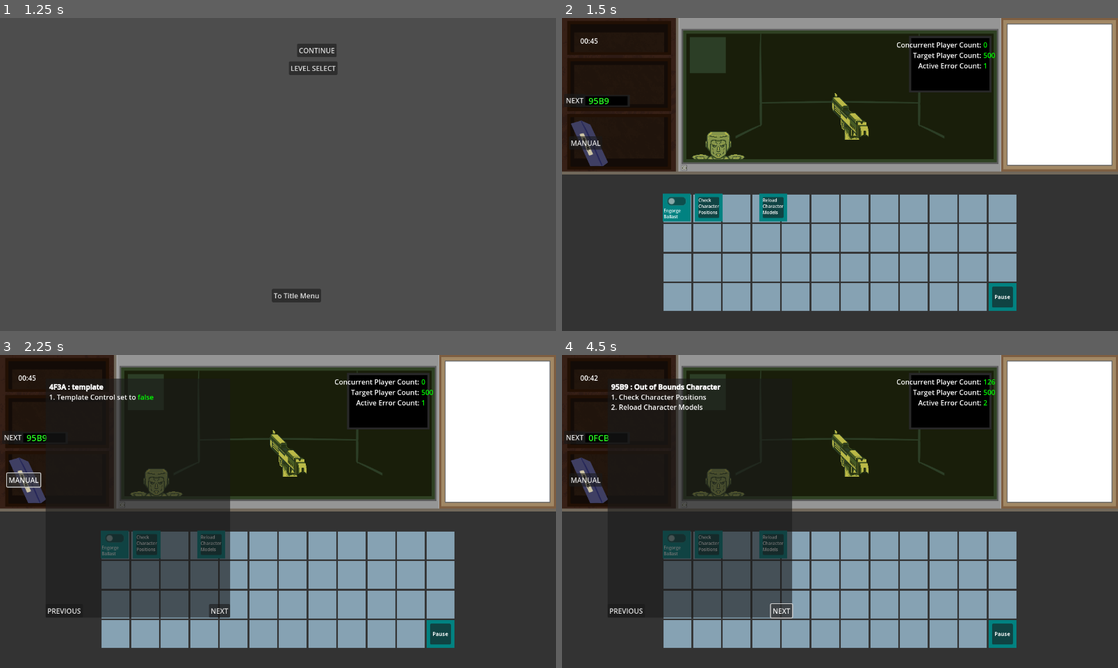
Above: before the commit, frames 1-4 (two rows, left to right).
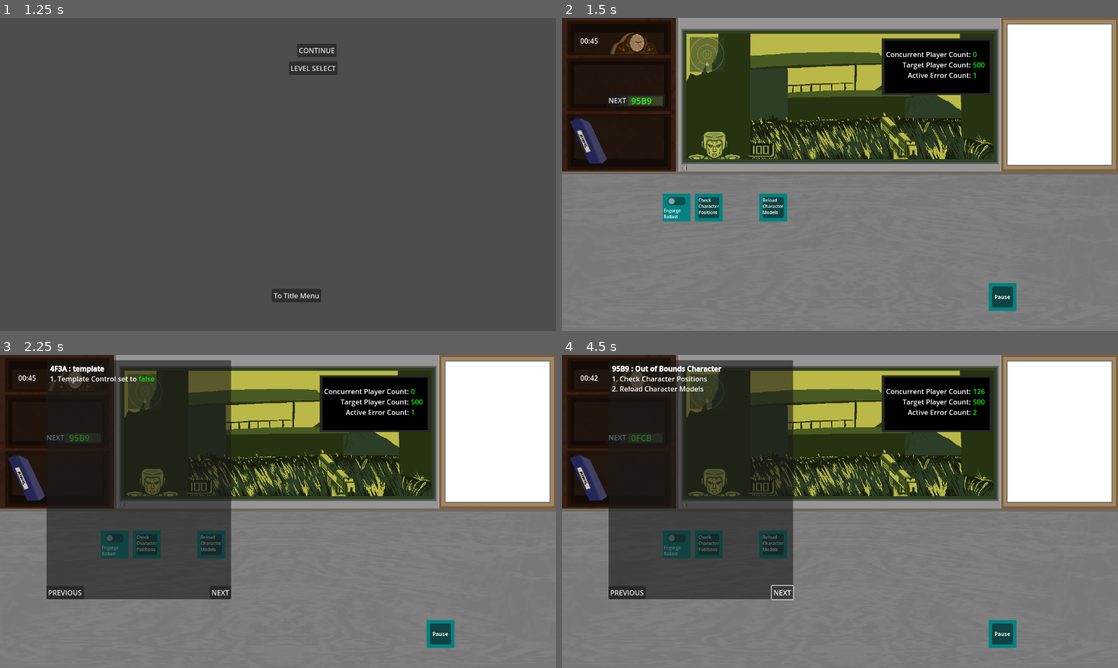
Above: after the commit, the same moments.

Repository: Carth501/team-ferret
Game: Godot game, scene res://scenes/main_menu.tscn
The game is run twice, just before and just after one commit, with the same random seed, the same clock (stepped at 60 frames per second) and the same inputs. Sound files missing from this copy of the repository are replaced by a short silence.
Inputs (mouse positions are in pixels of both pictures, inside the frame that each line leads up to; where the layout moved, square brackets give the same spot in the first picture):
- Up to frame 1 (1.25 s): click "NEW GAME" at 0.5 s
- Up to frame 2 (1.5 s): click "CONTINUE" at 1.25 s
- Up to frame 3 (2.25 s): click (27, 477) [22, 480] at 2 s
- Up to frame 4 (4.5 s): click "NEXT" at 2.75 s; click "NEXT" at 3.5 s; click "NEXT" at 4.25 s

Frame 1 is identical in both runs. In frame 2, 61% of the frame differs, in the area x 0-100%, y 4-100%; in frame 3, 57%; in frame 4, 57%.

Commit message:
Analog Clock and Cubicle
Clock added to cubicle
Updated gfx for cubicle
Replaced manual button with manual book for seamless look

Diff:
--- a/scenes/clock.tscn
+++ b/scenes/clock.tscn
@@ -1,6 +1,11 @@
-[gd_scene load_steps=4 format=3 uid="uid://dgq28i1enktnj"]
+[gd_scene load_steps=9 format=3 uid="uid://dgq28i1enktnj"]
 
 [ext_resource type="Script" path="res://scripts/clock.gd" id="1_etx21"]
+[ext_resource type="Texture2D" uid="uid://ba6vcudedl0d4" path="res://assets/images/clock/Analog_Clock_Base.png" id="2_bquhx"]
+[ext_resource type="Texture2D" uid="uid://bjjbf2he35x5m" path="res://assets/images/clock/Analog_Clock_Face.png" id="3_qyt8y"]
+[ext_resource type="Texture2D" uid="uid://6eycrf2kjab6" path="res://assets/images/clock/Shareholders_Analog_Clock_Hour.png" id="4_xqiq7"]
+[ext_resource type="Texture2D" uid="uid://dera1j7nswrdr" path="res://assets/images/clock/Shareholders_Analog_Clock_Minute.png" id="5_xxdm1"]
+[ext_resource type="Texture2D" uid="uid://cbe1fv25usm58" path="res://assets/images/clock/Shareholders_Analog_Clock_Second.png" id="6_ubi4m"]
 
 [sub_resource type="Gradient" id="Gradient_kiajn"]
 offsets = PackedFloat32Array(0.98, 1)
@@ -16,9 +21,9 @@
 
 [node name="Clock" type="Node2D"]
 script = ExtResource("1_etx21")
-metadata/_edit_group_ = true
 
 [node name="Face" type="Sprite2D" parent="."]
+visible = false
 texture = SubResource("GradientTexture2D_3x6jx")
 
 [node name="Hour0" type="Polygon2D" parent="Face"]
@@ -81,16 +86,45 @@
 polygon = PackedVector2Array(8, -112, -8, -112, 0, -96)
 
 [node name="HourArm" type="Polygon2D" parent="."]
+visible = false
 scale = Vector2(1, 1.09091)
 color = Color(0, 0, 0, 1)
 polygon = PackedVector2Array(0, -66, -16, -36.6667, 0, 14.6667, 16, -36.6667)
 
 [node name="MinuteArm" type="Polygon2D" parent="."]
+visible = false
 scale = Vector2(1, 1.45455)
 color = Color(0, 0, 0.898039, 1)
 polygon = PackedVector2Array(0, -66, -8, -44, 0, 27.5, 8, -44)
 
 [node name="SecondArm" type="Polygon2D" parent="."]
+visible = false
 scale = Vector2(1, 1.36364)
 color = Color(0.647059, 0, 0, 1)
 polygon = PackedVector2Array(0, -76.2667, -8, -52.8, 0, 17.6, 8, -52.8)
+
+[node name="ClockBody" type="Sprite2D" parent="."]
+texture = ExtResource("2_bquhx")
+
+[node name="Face2" type="Sprite2D" parent="ClockBody"]
+position = Vector2(14, -1.5)
+scale = Vector2(0.8, 1)
+texture = ExtResource("3_qyt8y")
+
+[node name="HourHand" type="Sprite2D" parent="ClockBody"]
+position = Vector2(14, -1.5)
+scale = Vector2(0.8, 1)
+texture = ExtResource("4_xqiq7")
+offset = Vector2(0, -3)
+
+[node name="MinuteHand" type="Sprite2D" parent="ClockBody"]
+position = Vector2(14, -1.5)
+scale = Vector2(0.8, 1)
+texture = ExtResource("5_xxdm1")
+offset = Vector2(0, -6)
+
+[node name="SecondHand" type="Sprite2D" parent="ClockBody"]
+position = Vector2(14, -1.5)
+scale = Vector2(0.8, 1)
+texture = ExtResource("6_ubi4m")
+offset = Vector2(0, -7)
--- a/scenes/cubicle.tscn
+++ b/scenes/cubicle.tscn
@@ -1,13 +1,17 @@
-[gd_scene load_steps=27 format=3 uid="uid://7njdisfyhwjd"]
+[gd_scene load_steps=32 format=3 uid="uid://7njdisfyhwjd"]
 
 [ext_resource type="Script" path="res://scripts/cubicle.gd" id="1_b5jef"]
 [ext_resource type="PackedScene" uid="uid://165fi1uw1mne" path="res://scenes/level_clock.tscn" id="2_eni3y"]
-[ext_resource type="Texture2D" uid="uid://7hgdoywoncbi" path="res://assets/images/cubicle_background.png" id="2_kdl47"]
+[ext_resource type="Texture2D" uid="uid://dcay2pjswjokv" path="res://assets/images/cubicle/Shareholders Player Cubicle.png" id="2_uvf7p"]
+[ext_resource type="Texture2D" uid="uid://cffms0cq3vw44" path="res://assets/images/cubicle/Ring Gameplay Map.png" id="3_7kfsr"]
 [ext_resource type="PackedScene" uid="uid://bldt2tc567tql" path="res://scenes/pager.tscn" id="3_fcxxh"]
 [ext_resource type="Script" path="res://scripts/error_factory.gd" id="4_cxbfh"]
+[ext_resource type="Texture2D" uid="uid://cknxe7wr16y2r" path="res://assets/images/cubicle/Ring Player Icon.png" id="4_kv2wk"]
 [ext_resource type="PackedScene" uid="uid://dtyv8dggwfwl" path="res://scenes/manual.tscn" id="5_neuwc"]
+[ext_resource type="Texture2D" uid="uid://brrnjr2th8jho" path="res://assets/images/cubicle/Ring Console Command.png" id="5_un2pp"]
 [ext_resource type="PackedScene" uid="uid://dlg0hvp5kloyl" path="res://scenes/cpc_monitor.tscn" id="6_18xk0"]
 [ext_resource type="PackedScene" uid="uid://df8c2ke4hukg1" path="res://scenes/cpc_calculator.tscn" id="7_dldy6"]
+[ext_resource type="Texture2D" uid="uid://cqdt2ulb433ug" path="res://assets/images/cubicle/Shareholders_Pager.png" id="8_e4rso"]
 [ext_resource type="Texture2D" uid="uid://u3cxigegidwc" path="res://assets/images/gun_frames/TS_Deagle_0000.png" id="9_h5isx"]
 [ext_resource type="Texture2D" uid="uid://iooyorr188rf" path="res://assets/images/gun_frames/TS_Deagle_0003.png" id="10_b2c4q"]
 [ext_resource type="Texture2D" uid="uid://c3lrx6patuean" path="res://assets/images/gun_frames/TS_Deagle_0004.png" id="11_jmrc1"]
@@ -24,6 +28,7 @@
 [ext_resource type="FontFile" uid="uid://btdpylpyn7vym" path="res://assets/fonts/NotoSansMono-SemiBold.ttf" id="23_830fa"]
 [ext_resource type="AudioStream" uid="uid://dvy7v54gje51" path="res://assets/audio/music/LVL 1.mp3" id="23_colnk"]
 [ext_resource type="Theme" uid="uid://c0tgdmxgi26hi" path="res://assets/themes/tots_theme.tres" id="23_w6ohv"]
+[ext_resource type="PackedScene" uid="uid://dgq28i1enktnj" path="res://scenes/clock.tscn" id="26_h27ps"]
 [ext_resource type="AudioStream" uid="uid://bwbj66lune5jd" path="res://assets/audio/music/EOD Music.mp3" id="26_rtvup"]
 
 [sub_resource type="SpriteFrames" id="SpriteFrames_bn0dg"]
@@ -82,11 +87,64 @@
 pause_button = NodePath("ScrollContainer/Control/Pause Button")
 resume_button = NodePath("pause curtain/Resume Button")
 
-[node name="TextureRect" type="TextureRect" parent="."]
+[node name="Cubicle" type="Control" parent="."]
+layout_mode = 3
+anchors_preset = 0
 offset_right = 40.0
 offset_bottom = 40.0
-texture = ExtResource("2_kdl47")
-stretch_mode = 5
+
+[node name="Background" type="TextureRect" parent="Cubicle"]
+layout_mode = 1
+anchors_preset = 15
+anchor_right = 1.0
+anchor_bottom = 1.0
+offset_right = 1240.0
+offset_bottom = 680.0
+grow_horizontal = 2
+grow_vertical = 2
+texture = ExtResource("2_uvf7p")
+
+[node name="GameScreen" type="TextureRect" parent="Cubicle/Background"]
+layout_mode = 0
+offset_left = 286.0
+offset_top = 36.0
+offset_right = 994.0
+offset_bottom = 325.0
+texture = ExtResource("3_7kfsr")
+
+[node name="PlayerIcon" type="TextureRect" parent="Cubicle/Background"]
+layout_mode = 0
+offset_left = 289.0
+offset_top = 261.0
+offset_right = 413.0
+offset_bottom = 325.0
+texture = ExtResource("4_kv2wk")
+
+[node name="Console" type="TextureRect" parent="Cubicle/Background"]
+layout_mode = 0
+offset_left = 732.0
+offset_top = 42.0
+offset_right = 995.0
+offset_bottom = 184.0
+texture = ExtResource("5_un2pp")
+
+[node name="CpcMonitor" parent="Cubicle/Background/Console" instance=ExtResource("6_18xk0")]
+layout_mode = 1
+offset_left = 14.0
+offset_top = 30.0
+offset_right = -228.0
+offset_bottom = -112.0
+
+[node name="Clock" parent="Cubicle" instance=ExtResource("26_h27ps")]
+position = Vector2(159, 58)
+
+[node name="Pager" type="TextureRect" parent="Cubicle"]
+layout_mode = 0
+offset_left = 100.0
+offset_top = 162.0
+offset_right = 250.0
+offset_bottom = 216.0
+texture = ExtResource("8_e4rso")
 
 [node name="level clock" parent="." instance=ExtResource("2_eni3y")]
 offset_left = 42.0
@@ -152,9 +210,9 @@
 [node name="Timer Corral" type="Node" parent="."]
 
 [node name="pager" parent="." instance=ExtResource("3_fcxxh")]
-offset_left = 5.0
+offset_left = 103.0
 offset_top = 174.0
-offset_right = -1161.0
+offset_right = -1063.0
 offset_bottom = -512.0
 
 [node name="ErrorFactory" type="Node" parent="." node_paths=PackedStringArray("cubicle_instance")]
@@ -162,26 +220,20 @@
 cubicle_instance = NodePath("..")
 probability = 0.2
 
-[node name="CpcMonitor" parent="." instance=ExtResource("6_18xk0")]
-offset_left = 770.0
-offset_top = 50.0
-offset_right = -293.0
-offset_bottom = -617.0
-
-[node name="manual" parent="." instance=ExtResource("5_neuwc")]
-offset_left = 16.0
-offset_top = 272.0
-offset_right = -1179.0
-offset_bottom = -411.0
-
 [node name="CpcCalculator" parent="." node_paths=PackedStringArray("display") instance=ExtResource("7_dldy6")]
-display = NodePath("../CpcMonitor")
+display = NodePath("../Cubicle/Background/Console/CpcMonitor")
 
 [node name="gun" type="AnimatedSprite2D" parent="."]
-position = Vector2(646, 216)
+position = Vector2(758, 261)
 sprite_frames = SubResource("SpriteFrames_bn0dg")
 animation = &"fire"
 script = ExtResource("19_1d3tl")
+
+[node name="manual" parent="." instance=ExtResource("5_neuwc")]
+offset_left = 18.0
+offset_top = 230.0
+offset_right = -1177.0
+offset_bottom = -383.0
 
 [node name="pause curtain" type="Panel" parent="."]
 visible = false
@@ -268,7 +320,6 @@
 [connection signal="timeout" from="Timer" to="CpcCalculator" method="send_updates"]
 [connection signal="new_active_error" from="ErrorFactory" to="pager" method="add_error"]
 [connection signal="update_active_error_count" from="ErrorFactory" to="CpcCalculator" method="update_error_count"]
-[connection signal="reached_goal" from="CpcCalculator" to="." method="met_target_cpc"]
 [connection signal="update_cpc" from="CpcCalculator" to="ErrorFactory" method="set_cpc"]
 [connection signal="pressed" from="pause curtain/end shift" to="." method="end_level"]
 [connection signal="pressed" from="pause curtain/complete level" to="." method="complete_level"]
--- /dev/null
+++ b/scenes/end_day.tscn
@@ -0,0 +1,152 @@
+[gd_scene load_steps=5 format=3 uid="uid://c0ip657hsbrp7"]
+
+[ext_resource type="Shader" path="res://shaders/blur.gdshader" id="1_2f5hn"]
+[ext_resource type="Script" path="res://scripts/end_day.gd" id="1_477be"]
+[ext_resource type="Theme" uid="uid://c0tgdmxgi26hi" path="res://assets/themes/tots_theme.tres" id="2_xg5ko"]
+
+[sub_resource type="ShaderMaterial" id="ShaderMaterial_a3vg3"]
+shader = ExtResource("1_2f5hn")
+shader_parameter/lod = 3.0
+
+[node name="end_day" type="Control"]
+layout_mode = 3
+anchors_preset = 15
+anchor_right = 1.0
+anchor_bottom = 1.0
+grow_horizontal = 2
+grow_vertical = 2
+script = ExtResource("1_477be")
+
+[node name="BgBlur" type="ColorRect" parent="."]
+material = SubResource("ShaderMaterial_a3vg3")
+layout_mode = 1
+anchors_preset = 15
+anchor_right = 1.0
+anchor_bottom = 1.0
+grow_horizontal = 2
+grow_vertical = 2
+color = Color(1, 1, 1, 0)
+
+[node name="MarginContainer" type="MarginContainer" parent="."]
+layout_mode = 1
+anchors_preset = 15
+anchor_right = 1.0
+anchor_bottom = 1.0
+grow_horizontal = 2
+grow_vertical = 2
+theme_override_constants/margin_left = 12
+theme_override_constants/margin_top = 12
+theme_override_constants/margin_right = 12
+theme_override_constants/margin_bottom = 12
+
+[node name="VBoxContainer" type="VBoxContainer" parent="MarginContainer"]
+layout_mode = 2
+
+[node name="EndOf" type="Label" parent="MarginContainer/VBoxContainer"]
+layout_mode = 2
+theme = ExtResource("2_xg5ko")
+theme_override_colors/font_outline_color = Color(0, 0, 0, 1)
+theme_override_constants/outline_size = 5
+theme_override_font_sizes/font_size = 14
+text = "END OF"
+horizontal_alignment = 1
+
+[node name="CompletedDay" type="Label" parent="MarginContainer/VBoxContainer"]
+layout_mode = 2
+theme = ExtResource("2_xg5ko")
+theme_override_colors/font_outline_color = Color(0, 0, 0, 1)
+theme_override_constants/outline_size = 5
+theme_override_font_sizes/font_size = 30
+text = "DAY 1"
+horizontal_alignment = 1
+
+[node name="HBoxContainer" type="HBoxContainer" parent="MarginContainer/VBoxContainer"]
+layout_mode = 2
+size_flags_vertical = 3
+
+[node name="LeftContainer" type="VBoxContainer" parent="MarginContainer/VBoxContainer/HBoxContainer"]
+layout_mode = 2
+size_flags_horizontal = 3
+
+[node name="Stats" type="RichTextLabel" parent="MarginContainer/VBoxContainer/HBoxContainer/LeftContainer"]
+custom_minimum_size = Vector2(0, 200)
+layout_mode = 2
+bbcode_enabled = true
+text = "
+[b]STATS:[/b]
+Total Errors Closed:	0
+Incorrect Modules: 0
+Modules Per Minute: 0
+"
+
+[node name="MiddleContainer" type="VBoxContainer" parent="MarginContainer/VBoxContainer/HBoxContainer"]
+custom_minimum_size = Vector2(500, 0)
+layout_mode = 2
+size_flags_horizontal = 3
+
+[node name="Label" type="Label" parent="MarginContainer/VBoxContainer/HBoxContainer/MiddleContainer"]
+layout_mode = 2
+theme_override_colors/font_outline_color = Color(0, 0, 0, 1)
+theme_override_constants/outline_size = 5
+text = "
+The shareholders are not pleased.
+
+"
+horizontal_alignment = 1
+
+[node name="HBoxContainer" type="HBoxContainer" parent="MarginContainer/VBoxContainer/HBoxContainer/MiddleContainer"]
+layout_mode = 2
+
+[node name="ExpensesText" type="RichTextLabel" parent="MarginContainer/VBoxContainer/HBoxContainer/MiddleContainer/HBoxContainer"]
+custom_minimum_size = Vector2(250, 0)
+layout_mode = 2
+theme = ExtResource("2_xg5ko")
+theme_override_colors/font_outline_color = Color(0, 0, 0, 1)
+theme_override_constants/outline_size = 5
+theme_override_font_sizes/normal_font_size = 30
+bbcode_enabled = true
+text = "[left]
+SAVINGS
+SALARY
+OVERTIME
+[color=red]RENT
+FOOD[/color]
+SHARES BONUS
+"
+
+[node name="ExpensesNums" type="RichTextLabel" parent="MarginContainer/VBoxContainer/HBoxContainer/MiddleContainer/HBoxContainer"]
+custom_minimum_size = Vector2(250, 300)
+layout_mode = 2
+theme = ExtResource("2_xg5ko")
+theme_override_colors/font_outline_color = Color(0, 0, 0, 1)
+theme_override_constants/outline_size = 5
+theme_override_font_sizes/normal_font_size = 30
+bbcode_enabled = true
+text = "[right]
+50
+26
+0
+[color=red]-15
+-5[/color]
+0
+"
+
+[node name="Label2" type="Label" parent="MarginContainer/VBoxContainer/HBoxContainer/MiddleContainer"]
+layout_mode = 2
+theme_override_colors/font_outline_color = Color(0, 0, 0, 1)
+theme_override_constants/outline_size = 5
+text = "--------------------------------------------------------------------------------------------------"
+
+[node name="CurrentMoney" type="RichTextLabel" parent="MarginContainer/VBoxContainer/HBoxContainer/MiddleContainer"]
+custom_minimum_size = Vector2(100, 100)
+layout_mode = 2
+theme = ExtResource("2_xg5ko")
+theme_override_colors/font_outline_color = Color(0, 0, 0, 1)
+theme_override_constants/outline_size = 5
+theme_override_font_sizes/normal_font_size = 30
+bbcode_enabled = true
+text = "[right]56"
+
+[node name="RightContainer" type="VBoxContainer" parent="MarginContainer/VBoxContainer/HBoxContainer"]
+layout_mode = 2
+size_flags_horizontal = 3
--- a/scenes/manual.tscn
+++ b/scenes/manual.tscn
@@ -1,8 +1,19 @@
-[gd_scene load_steps=4 format=3 uid="uid://dtyv8dggwfwl"]
+[gd_scene load_steps=10 format=3 uid="uid://dtyv8dggwfwl"]
 
 [ext_resource type="Script" path="res://scripts/manual.gd" id="1_u3mp4"]
+[ext_resource type="Texture2D" uid="uid://bef45dhaqpaha" path="res://assets/images/cubicle/Shareholders Manual Shelf.png" id="2_d8a8w"]
 [ext_resource type="Script" path="res://scripts/manual_panel.gd" id="2_vupmp"]
 [ext_resource type="Script" path="res://scripts/click_player.gd" id="3_rck42"]
+
+[sub_resource type="StyleBoxEmpty" id="StyleBoxEmpty_iiu62"]
+
+[sub_resource type="StyleBoxEmpty" id="StyleBoxEmpty_p4hwy"]
+
+[sub_resource type="StyleBoxEmpty" id="StyleBoxEmpty_4adph"]
+
+[sub_resource type="StyleBoxEmpty" id="StyleBoxEmpty_cq60f"]
+
+[sub_resource type="StyleBoxEmpty" id="StyleBoxEmpty_xx8re"]
 
 [node name="manual" type="Control" node_paths=PackedStringArray("popup", "text")]
 layout_mode = 3
@@ -18,10 +29,17 @@
 text = NodePath("Panel/RichTextLabel")
 
 [node name="toggle button" type="Button" parent="." groups=["buttons"]]
+custom_minimum_size = Vector2(86, 106)
 layout_mode = 0
 offset_right = 30.0
 offset_bottom = 30.0
-text = "MANUAL"
+theme_override_styles/normal = SubResource("StyleBoxEmpty_iiu62")
+theme_override_styles/hover = SubResource("StyleBoxEmpty_p4hwy")
+theme_override_styles/pressed = SubResource("StyleBoxEmpty_4adph")
+theme_override_styles/disabled = SubResource("StyleBoxEmpty_cq60f")
+theme_override_styles/focus = SubResource("StyleBoxEmpty_xx8re")
+icon = ExtResource("2_d8a8w")
+flat = true
 
 [node name="Panel" type="Panel" parent="."]
 visible = false
--- a/scripts/clock.gd
+++ b/scripts/clock.gd
@@ -1,4 +1,9 @@
 extends Node2D
+
+@onready var face_2 = $ClockBody/Face2
+@onready var hour_arm = $ClockBody/HourHand
+@onready var minute_arm = $ClockBody/MinuteHand
+@onready var second_arm = $ClockBody/SecondHand
 
 
 enum StartTimeMode {
@@ -20,9 +25,9 @@
 
 var seconds := 0.0
 
-@onready var second_arm := $SecondArm as Node2D
-@onready var minute_arm := $MinuteArm as Node2D
-@onready var hour_arm := $HourArm as Node2D
+#@onready var second_arm := $SecondArm as Node2D
+#@onready var minute_arm := $MinuteArm as Node2D
+#@onready var hour_arm := $HourArm as Node2D
 
 
 func _ready() -> void:
Binary file added: assets/images/clock/Analog_Clock_Base.png
Not shown, added: assets/images/clock/Analog_Clock_Base.png.import
Binary file added: assets/images/clock/Analog_Clock_Face.png
Not shown, added: assets/images/clock/Analog_Clock_Face.png.import
Binary file added: assets/images/clock/Shareholders_Analog_Clock_Hour.png
Not shown, added: assets/images/clock/Shareholders_Analog_Clock_Hour.png.import
Binary file added: assets/images/clock/Shareholders_Analog_Clock_Minute.png
Not shown, added: assets/images/clock/Shareholders_Analog_Clock_Minute.png.import
Binary file added: assets/images/clock/Shareholders_Analog_Clock_Second.png
Not shown, added: assets/images/clock/Shareholders_Analog_Clock_Second.png.import
Binary file added: assets/images/cubicle/Ring Console Command.png
Not shown, added: assets/images/cubicle/Ring Console Command.png.import
(and 14 more such lines)
